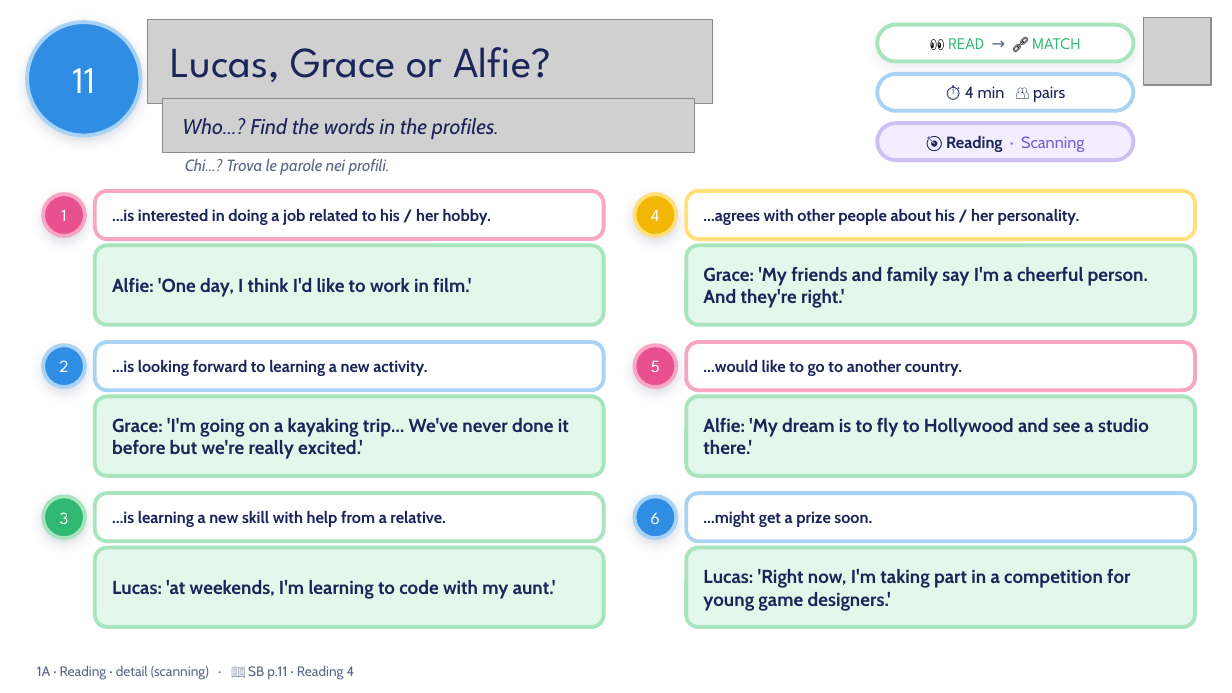
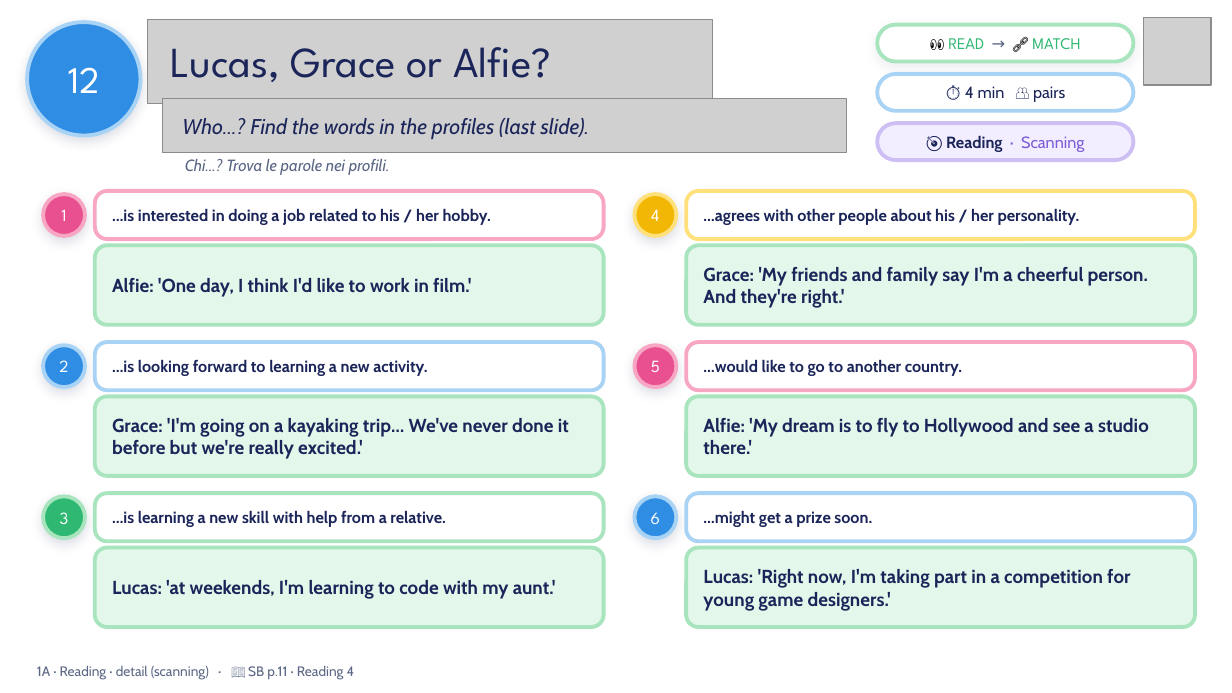
Before and after one commit to londonlanguageschool/Bagheria-, a slide deck: slide 12 of materials/PREP/PREP_1A_All_about_me.pptx (slide 11 before the commit). Drawn at 1232x693 pixels with LibreOffice and Linux fonts; fonts in the diff are those of the drawing; grey boxes stand for pictures; background and template pictures are left out. Boxes give left, top, right and bottom in pixels: in the first picture for what was removed or moved away, otherwise in the second. Text is boxed around its words. In the diff, an @@ line names an element or a change of style, - is before the commit and + after.

```diff
--- a/materials/PREP/PREP_1A_All_about_me.pptx
+++ b/materials/PREP/PREP_1A_All_about_me.pptx
@@ text in ellipse at [68, 67, 100, 93]: text changed @@
-11
+12
@@ picture: place and size @@
-picture at [163, 99, 695, 153]
+picture at [163, 99, 846, 153]
@@ text at [182, 118, 589, 139]: text changed @@
-Who…? Find the words in the profiles.
+Who…? Find the words in the profiles (last slide).
```
Also in this commit, not shown: 8 other slides changed, 1 slide added, 15 other files.
